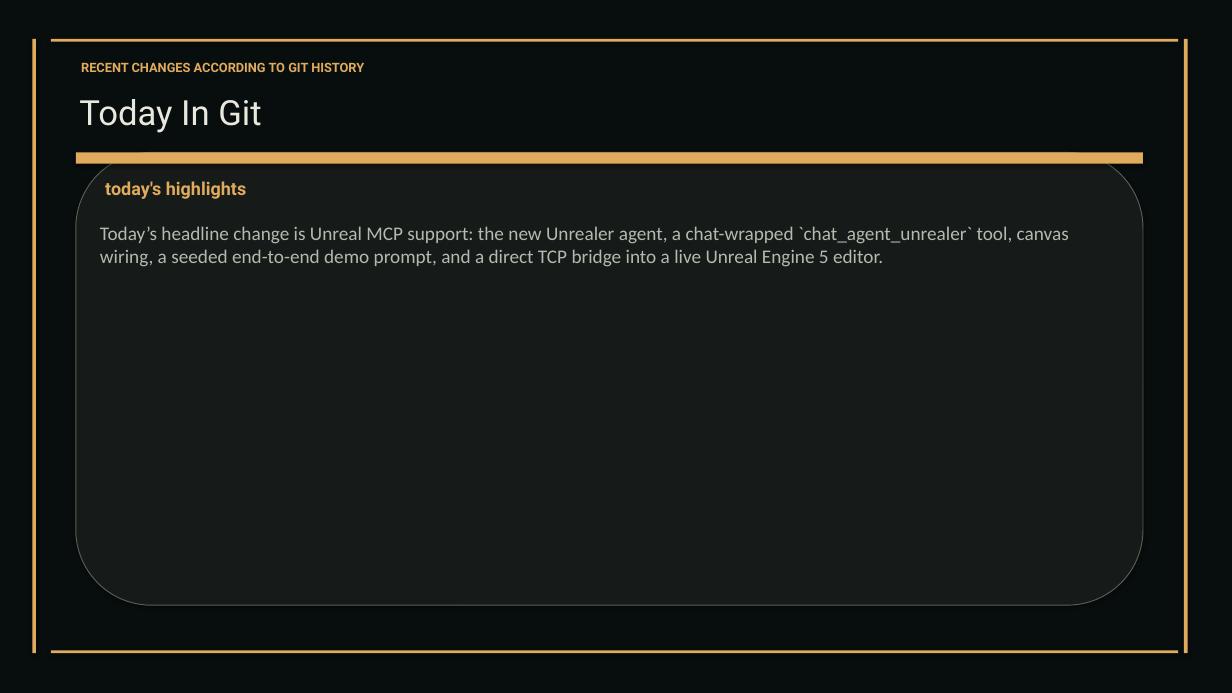
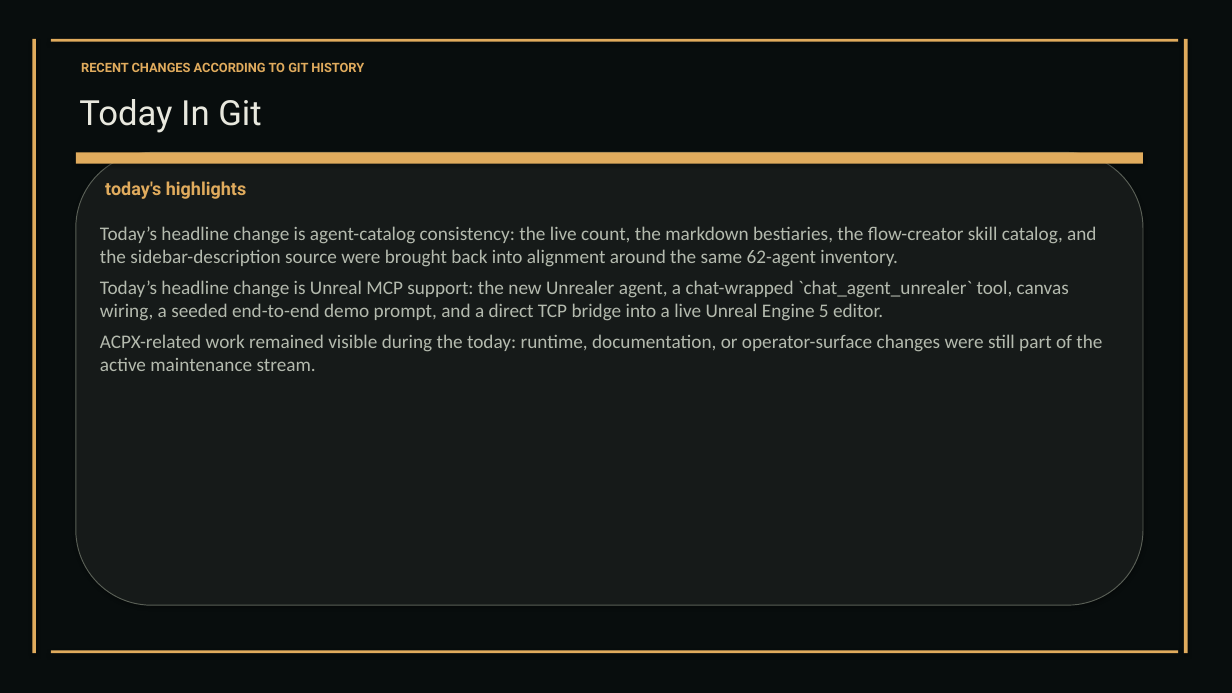
Before and after one commit to XAIHT/Tlamatini, a slide deck: slide 31 of Tlamatini_eXtended_Artificial_Intelligence_Humanly_Tempered.pptx (slide 30 before the commit). Drawn at 1232x693 pixels with LibreOffice and Linux fonts; fonts in the diff are those of the drawing. Boxes give left, top, right and bottom in pixels: in the first picture for what was removed or moved away, otherwise in the second. Text is boxed around its words. In the diff, an @@ line names an element or a change of style, - is before the commit and + after.

Commit message:
Caping gaps in number and descriptions of agents in visual documentation, by angelahack1

```diff
--- a/Tlamatini_eXtended_Artificial_Intelligence_Humanly_Tempered.pptx
+++ b/Tlamatini_eXtended_Artificial_Intelligence_Humanly_Tempered.pptx
@@ text at (100,226,1096,267): paragraph added @@
+Today’s headline change is agent-catalog consistency: the live count, the markdown bestiaries, the flow-creator skill catalog, and the sidebar-description source were brought back into alignment around the same 62-agent inventory.
@@ text at (100,334,1102,371): paragraph added @@
+ACPX-related work remained visible during the today: runtime, documentation, or operator-surface changes were still part of the active maintenance stream.
```
Also in this commit, not shown: 10 other slides changed, 1 slide added, 2 other files.
